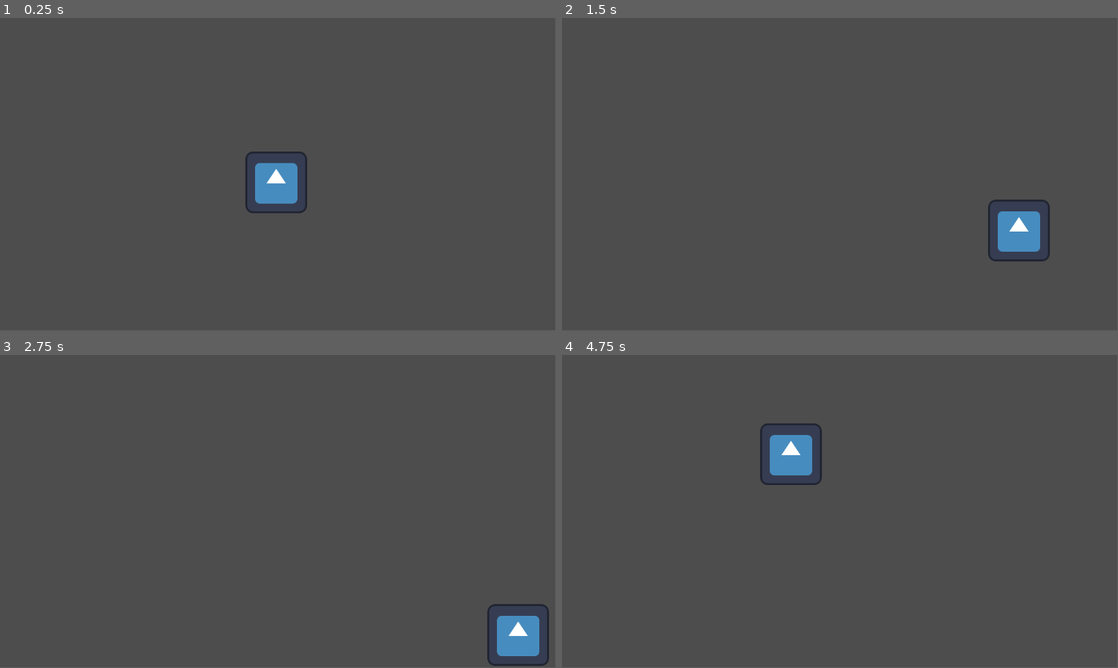
Above: before the commit, frames 1-4 (two rows, left to right).
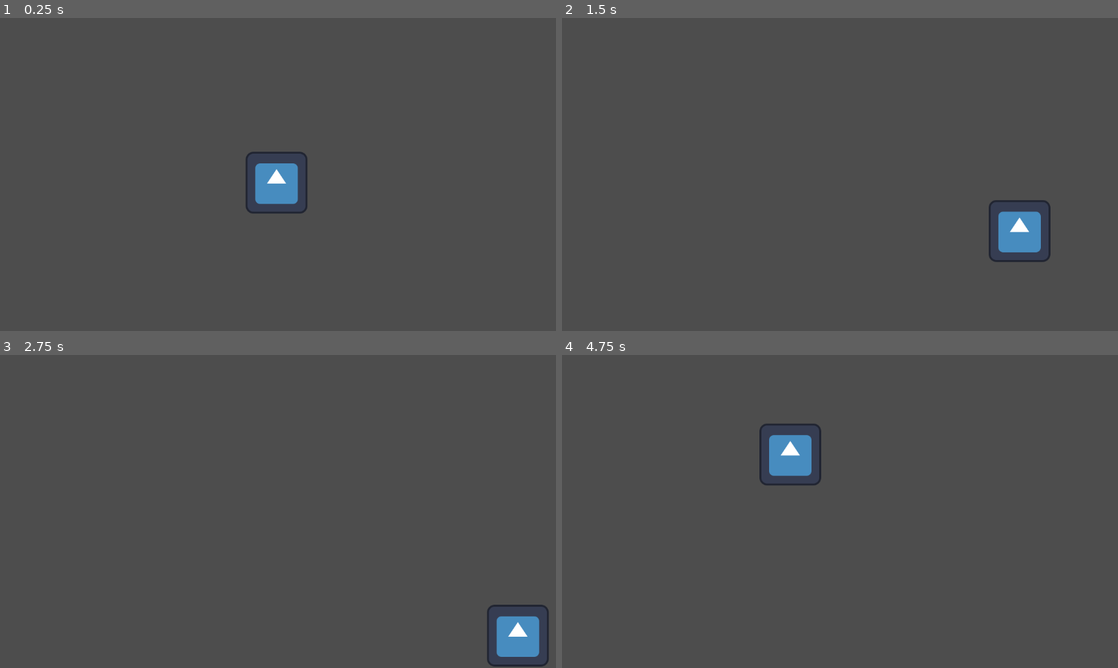
Above: after the commit, the same moments.

Repository: markusweiss/godot-template
Game: Godot game, scene res://features/player/player.tscn
Same seed, same stepped clock (60 frames per second), same inputs: the game is played once before the commit and once after it. The project has no main scene, so this scene is started directly. The engine's default icon, where the game draws it, is replaced by a stand-in: a white triangle on a blue panel in a dark square.
Inputs:
- Up to frame 1 (0.25 s): no input
- Up to frame 2 (1.5 s): tap Enter at 0.5 s; hold Right (move_right) 0.53-1.28 s; hold Down (move_down) from 1.28 s (still down)
- Up to frame 3 (2.75 s): release Down (move_down) at 2.03 s; hold Right (move_right) from 2.03 s (still down)
- Up to frame 4 (4.75 s): tap Space at 2.75 s; release Right (move_right) at 2.78 s; hold Up (move_up) 2.78-3.53 s; hold Left (move_left) from 3.53 s (still down)
In our replay, the window is 799x449 before the commit and 800x450 after it. These sizes can differ from the game's own. Grey fills any space a smaller window leaves; there, only what the larger window draws over its background counts as a difference.

The runs differ from the first frame. In frame 1, less than 0.1% of the frame differs, in the area x 44-56%, y 42-63%; in frame 2, 0.2%, in the area x 76-88%, y 58-78%; in frame 3, 0.2%; in frame 4, 0.2%.

Commit message:
player changes

Diff:
--- a/features/player/player.gd
+++ b/features/player/player.gd
@@ -6,7 +6,7 @@
 const STOP_LEFT : int = -500
 const STOP_TOP : int = -270
 const STOP_BOTTOM : int = 240
-var STOP_RIGHT: int = 500
+const STOP_RIGHT: int = 500
 
 # 1 DRAG OFF < 1 is dragging
 const DRAG : float = 1.0
@@ -17,7 +17,7 @@
 
 func _ready():
 	var viewport_size = get_viewport().size
-	STOP_RIGHT = viewport_size.x - 650
+	#STOP_RIGHT = viewport_size.x - 650
 	print(viewport_size)
 
 func _physics_process(delta):
--- a/project.godot
+++ b/project.godot
@@ -17,6 +17,13 @@
 [autoload]
 
 Globals="*res://autoloads/globals.gd"
+
+[display]
+
+window/size/viewport_width=2304
+window/size/viewport_height=1296
+window/stretch/mode="viewport"
+window/stretch/scale=2.0
 
 [input]
 
